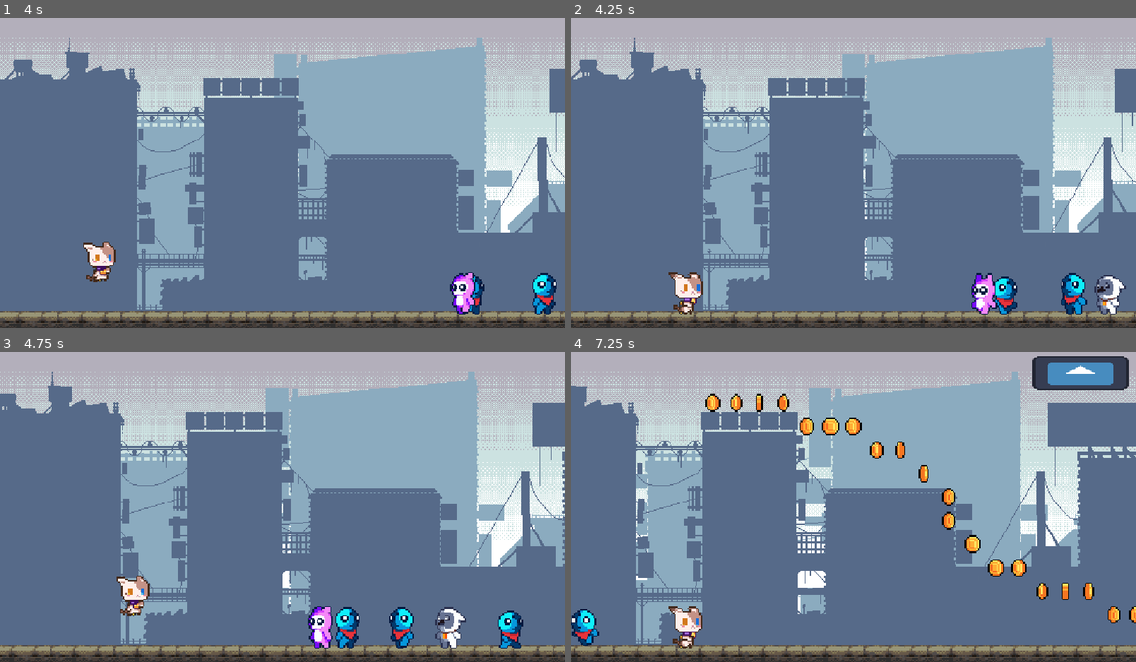
Above: before the commit, frames 1-4 (two rows, left to right).
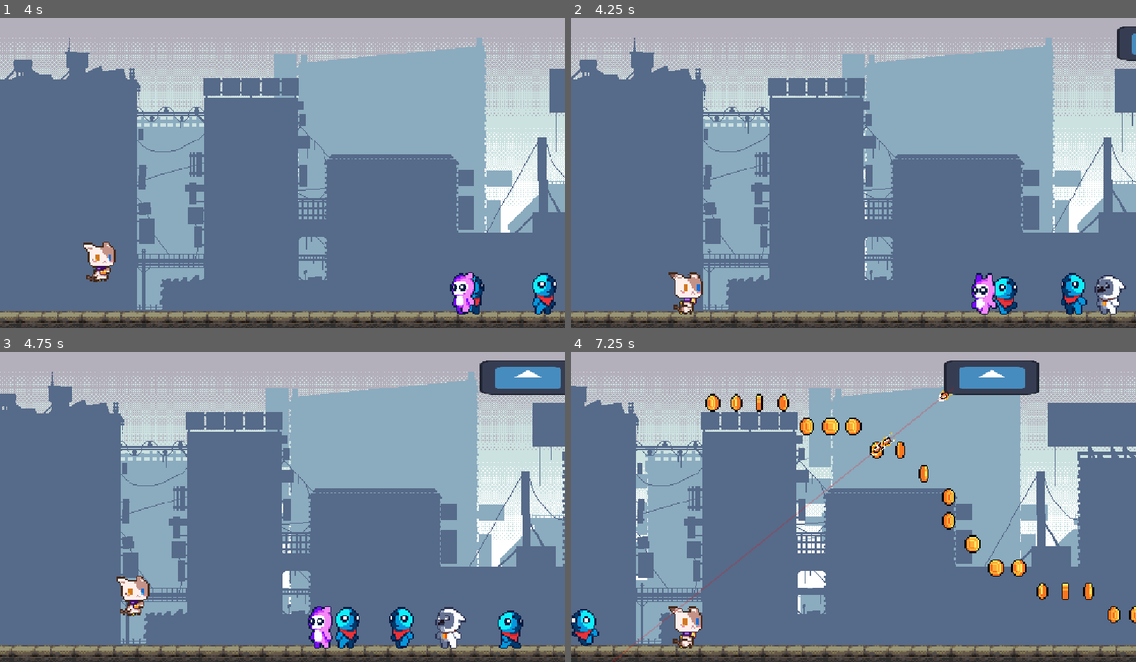
Above: after the commit, the same moments.

Repository: that-damn-cat/jetpack-joyride-recreation
Game: Godot game, scene res://Game.tscn
Two runs of this game, one before a commit and one after it. Both use one fixed random seed, a clock stepped at 60 frames per second and the inputs below. The engine's default icon, where the game draws it, is replaced by a stand-in: a white triangle on a blue panel in a dark square. Sound files missing from this copy of the repository are replaced by a short silence.
Inputs:
- Up to frame 1 (4 s): tap Space (jump) at 0.77, 1.52, 3.02, 3.77 s
- Up to frame 2 (4.25 s): no input
- Up to frame 3 (4.75 s): tap Space (jump) at 4.52 s
- Up to frame 4 (7.25 s): tap Space (jump) at 6.02, 6.77 s

Frame 1 is identical in both runs. In frame 2, 0.4% of the frame differs, in the area x 96-100%, y 2-14%; in frame 3, 1.7%; in frame 4, 4.1%, in the area x 7-99%, y 1-100%.

Commit message:
Helicopter Progress

Diff:
--- a/Game.tscn
+++ b/Game.tscn
@@ -109,10 +109,9 @@
 [node name="BGM" type="AudioStreamPlayer" parent="."]
 unique_name_in_owner = true
 stream = ExtResource("11_yhmtn")
-volume_db = -2.0
+volume_db = -5.0
 autoplay = true
 
 [node name="Helicopter" parent="." instance=ExtResource("18_wuoie")]
-position = Vector2(1909, 59)
 
 [connection signal="finished" from="BGM" to="." method="_on_bgm_finished"]
--- /dev/null
+++ b/Scenes/Helicopter/States/entering.gd
@@ -0,0 +1,26 @@
+extends State
+
+@export var helicopter_volume_db: float = 5.0
+
+@onready var helicopter: Node2D = state_machine.entity_root
+@onready var flight_sfx: AudioStreamPlayer = state_machine.flight_sfx
+
+var sfxTween: Tween
+
+func _ready() -> void:
+	super()
+	helicopter.global_position.x = get_viewport().get_visible_rect().size.x + (%CollisionShape2D.shape.size.x / 2) + 32.0
+	helicopter.global_position.y = (%CollisionShape2D.shape.size.y / 2) + 32.0
+
+
+func enter() -> void:
+	sfxTween = self.create_tween()
+	sfxTween.tween_property(flight_sfx, "volume_db", helicopter_volume_db, 3.5)
+	sfxTween.set_ease(Tween.EASE_OUT)
+	sfxTween.set_trans(Tween.TRANS_QUINT)
+	await sfxTween.finished
+	transition_to("seeking")
+
+
+func exit() -> void:
+	sfxTween.stop()
--- /dev/null
+++ b/Scenes/Helicopter/States/firing.gd
@@ -0,0 +1,69 @@
+extends State
+
+@export_category("Shooting")
+@export var bullet_scene: PackedScene
+@export var bullet_speed: float = 1000.0
+@export var cooldown_timer: Timer
+@export var spawn_position: Marker2D
+@export var num_shots: int = 15
+@export var aim_seconds: float = 1.5
+
+
+var target: CharacterBody2D
+var bullet_angle: float
+var bullet_container: Node2D
+var can_shoot = false
+var cur_aim_time = 0.0
+
+func enter() -> void:
+	cooldown_timer.timeout.connect(_on_cooldown_timeout)
+	cooldown_timer.start()
+	target = get_tree().get_first_node_in_group("Player")
+	bullet_container = get_tree().get_first_node_in_group("BulletContainer")
+	bullet_angle = rad_to_deg(spawn_position.get_angle_to(target.global_position))
+	%AimVisual.visible = true
+
+
+func update(delta: float) -> void:
+	cur_aim_time += delta
+
+	if cur_aim_time < aim_seconds:
+		var angle_error = abs(bullet_angle - rad_to_deg(spawn_position.get_angle_to(target.global_position))) / bullet_angle
+		if angle_error > 0.01:
+			bullet_angle = lerp(bullet_angle, rad_to_deg(spawn_position.get_angle_to(target.global_position)), clamp(aim_seconds - cur_aim_time, 0.05, 1.0))
+	else:
+		try_shoot()
+
+	if num_shots <= 0:
+		transition_to("leaving")
+
+	var aim_target: Vector2 = Vector2.from_angle(deg_to_rad(bullet_angle)) * 3000.0
+	%AimVisual.set_point_position(1, aim_target)
+
+
+func exit() -> void:
+	%AimVisual.visible = false
+
+
+func _on_cooldown_timeout() -> void:
+	can_shoot = true
+
+
+func try_shoot() -> void:
+	if not can_shoot:
+		return
+
+	var new_bullet = bullet_scene.instantiate()
+	if new_bullet is not Bullet:
+		push_error("Fired scene not Bullet type!")
+		return
+
+	new_bullet = new_bullet as Bullet
+	new_bullet.angle_degrees = bullet_angle
+	new_bullet.global_position = spawn_position.global_position
+	new_bullet.speed = bullet_speed
+	new_bullet.target = Bullet.TargetType.PLAYER
+	bullet_container.add_child(new_bullet)
+
+	num_shots -= 1
+	can_shoot = false
--- /dev/null
+++ b/Scenes/Helicopter/States/seeking.gd
@@ -0,0 +1,46 @@
+extends State
+
+@export var seek_speed: float = 200.0
+
+@onready var helicopter: Node2D = state_machine.entity_root
+
+var speed_tween: Tween
+var current_speed: float = 0.0
+
+func _ready() -> void:
+	seek_speed += Globals.run_speed
+	super()
+
+func enter() -> void:
+	# Turn on the shape cast to find the player
+	%ShapeCast2D.enabled = true
+
+	# Tween to accelerate up to seek_speed, using sine easing (Speeds up over 2 seconds)
+	speed_tween = self.create_tween()
+	speed_tween.tween_property(self, "current_speed", seek_speed, 2.0)
+	speed_tween.set_ease(Tween.EASE_IN_OUT)
+	speed_tween.set_trans(Tween.TRANS_SINE)
+
+
+func update(_delta: float) -> void:
+	# If we see the player...
+	if %ShapeCast2D.is_colliding():
+		# Turn off the shapecast since we don't need it anymore.
+		%ShapeCast2D.enabled = false
+
+		# Remove the old tween (if it's still going)
+		speed_tween.kill()
+
+		# Make a new one to replace it, to decelerate back to 0, using sine easing again. (Slows down over 0.6 seconds)
+		speed_tween = self.create_tween()
+		speed_tween.tween_property(self, "current_speed", 0.0, 0.6)
+		speed_tween.set_ease(Tween.EASE_IN_OUT)
+		speed_tween.set_trans(Tween.TRANS_SINE)
+
+		# Wait until the tween is finished before transitioning states
+		await speed_tween.finished
+		transition_to("firing")
+
+
+func physics_update(delta: float) -> void:
+	helicopter.global_position.x -= current_speed * delta
--- /dev/null
+++ b/Scenes/Helicopter/States/state_machine.gd
@@ -0,0 +1,4 @@
+extends StateMachine
+
+@export var entity_root: Node2D
+@export var flight_sfx: AudioStreamPlayer
--- a/Scenes/Helicopter/helicopter.gd
+++ b/Scenes/Helicopter/helicopter.gd
@@ -1,53 +1,4 @@
 extends Hurtbox2D
-
-@export_category("Movement")
-@export var speed: float = 120.0
-
-@export_category("Shooting")
-@export var bullet_scene: PackedScene
-@export var bullet_speed: float = 1000.0
-@export var cooldown_timer: Timer
-@export var spawn_position: Marker2D
-
-var target: CharacterBody2D
-var bullet_angle: float
-var bullet_container: Node2D
-var can_shoot = false
-
-func _ready() -> void:
-	super()
-	cooldown_timer.timeout.connect(_on_cooldown_timeout)
-	cooldown_timer.start()
-	target = get_tree().get_first_node_in_group("Player")
-	bullet_container = get_tree().get_first_node_in_group("BulletContainer")
-
-func _process(delta: float) -> void:
-	bullet_angle = rad_to_deg(spawn_position.get_angle_to(target.global_position))
-	if %ShapeCast2D.is_colliding():
-		try_shoot()
-
-	global_position.x -= speed * delta
-
-func _on_cooldown_timeout() -> void:
-	can_shoot = true
-
-func try_shoot() -> void:
-	if not can_shoot:
-		return
-
-	var new_bullet = bullet_scene.instantiate()
-	if new_bullet is not Bullet:
-		push_error("Fired scene not Bullet type!")
-		return
-
-	new_bullet = new_bullet as Bullet
-	new_bullet.angle_degrees = bullet_angle
-	new_bullet.global_position = spawn_position.global_position
-	new_bullet.speed = bullet_speed
-	new_bullet.target = Bullet.TargetType.PLAYER
-	bullet_container.add_child(new_bullet)
-
-	can_shoot = false
 
 
 func _on_health_component_died() -> void:
--- a/Scenes/Helicopter/helicopter.tscn
+++ b/Scenes/Helicopter/helicopter.tscn
@@ -1,11 +1,18 @@
-[gd_scene load_steps=9 format=3 uid="uid://d4deqnfditbxy"]
+[gd_scene load_steps=16 format=3 uid="uid://d4deqnfditbxy"]
 
 [ext_resource type="Script" uid="uid://cmw31o7woemed" path="res://Scenes/Helicopter/helicopter.gd" id="1_kafbh"]
 [ext_resource type="PackedScene" uid="uid://cvlwvmkx273sv" path="res://Scenes/Bullet/bullet.tscn" id="2_4uwi5"]
-[ext_resource type="Script" uid="uid://x23jddk8rue6" path="res://Components/FreeNotifier2D/FreeNotifier2D.gd" id="3_1a8gy"]
 [ext_resource type="Texture2D" uid="uid://cja5fl1pe5hcy" path="res://icon.svg" id="3_06h7d"]
 [ext_resource type="Script" uid="uid://c648tla2l1a3r" path="res://Components/HealthComponent/HealthComponent.gd" id="4_38253"]
+[ext_resource type="Script" uid="uid://x23jddk8rue6" path="res://Components/FreeNotifier2D/FreeNotifier2D.gd" id="4_fdxyx"]
 [ext_resource type="Script" uid="uid://b0t6j7npbw78g" path="res://Components/Hitbox2D/Hitbox2D.gd" id="5_tsljw"]
+[ext_resource type="AudioStream" uid="uid://bxysdpxynw72d" path="res://Scenes/Helicopter/Assets/chopperAudio.wav" id="7_j7hmr"]
+[ext_resource type="Script" uid="uid://cmcxpoqbj31ch" path="res://Scenes/Helicopter/repeatSFX.gd" id="8_ntbs6"]
+[ext_resource type="Script" uid="uid://cxox1gnu2ypnm" path="res://Scenes/Helicopter/States/state_machine.gd" id="9_cuh7m"]
+[ext_resource type="Script" uid="uid://dmwlmog2s7ugm" path="res://Scenes/Helicopter/States/seeking.gd" id="10_cuh7m"]
+[ext_resource type="Script" uid="uid://ch07a8qq8dl3g" path="res://Scenes/Helicopter/States/firing.gd" id="10_fdxyx"]
+[ext_resource type="Script" uid="uid://csc2grf8ijxpc" path="res://Scenes/Helicopter/States/entering.gd" id="10_jva8s"]
+[ext_resource type="Script" uid="uid://djcot3ncqj3h8" path="res://Scenes/Helicopter/leaving.gd" id="12_jva8s"]
 
 [sub_resource type="RectangleShape2D" id="RectangleShape2D_0mevm"]
 size = Vector2(198, 72)
@@ -13,19 +20,17 @@
 [sub_resource type="CircleShape2D" id="CircleShape2D_hmewc"]
 radius = 38.58
 
-[node name="Helicopter" type="Area2D" node_paths=PackedStringArray("cooldown_timer", "spawn_position", "health")]
+[node name="Helicopter" type="Area2D" node_paths=PackedStringArray("health")]
 collision_layer = 64
 collision_mask = 8
 script = ExtResource("1_kafbh")
-bullet_scene = ExtResource("2_4uwi5")
-cooldown_timer = NodePath("ShotCooldown")
-spawn_position = NodePath("BulletSpawn")
 health = NodePath("HealthComponent")
 metadata/_custom_type_script = "uid://deho6lgc8wgao"
 
-[node name="FreeNotifier2D" type="VisibleOnScreenNotifier2D" parent="."]
-script = ExtResource("3_1a8gy")
-metadata/_custom_type_script = "uid://x23jddk8rue6"
+[node name="CollisionShape2D" type="CollisionShape2D" parent="."]
+unique_name_in_owner = true
+shape = SubResource("RectangleShape2D_0mevm")
+debug_color = Color(0.95669776, 9.62615e-08, 0.53913414, 0.41960785)
 
 [node name="HealthComponent" type="Node" parent="."]
 script = ExtResource("4_38253")
@@ -42,25 +47,73 @@
 shape = SubResource("RectangleShape2D_0mevm")
 debug_color = Color(0.95669776, 9.62615e-08, 0.53913414, 0.41960785)
 
+[node name="FreeNotifier2D" type="VisibleOnScreenNotifier2D" parent="."]
+rect = Rect2(-127, -47, 254, 94)
+script = ExtResource("4_fdxyx")
+metadata/_custom_type_script = "uid://x23jddk8rue6"
+
 [node name="Sprite2D" type="Sprite2D" parent="."]
 scale = Vector2(1.53125, 0.546875)
 texture = ExtResource("3_06h7d")
-
-[node name="CollisionShape2D" type="CollisionShape2D" parent="."]
-shape = SubResource("RectangleShape2D_0mevm")
-debug_color = Color(0.95669776, 9.62615e-08, 0.53913414, 0.41960785)
 
 [node name="BulletSpawn" type="Marker2D" parent="."]
 position = Vector2(-76.000015, 20)
 
 [node name="ShapeCast2D" type="ShapeCast2D" parent="BulletSpawn"]
 unique_name_in_owner = true
+enabled = false
 shape = SubResource("CircleShape2D_hmewc")
 target_position = Vector2(-538, 533)
 max_results = 1
 
-[node name="ShotCooldown" type="Timer" parent="."]
-wait_time = 0.25
+[node name="AimVisual" type="Line2D" parent="BulletSpawn"]
+unique_name_in_owner = true
+visible = false
+points = PackedVector2Array(0, 0, 0, 0)
+width = 3.0
+default_color = Color(1, 0, 0, 0.19607843)
+
+[node name="FlightSFX" type="AudioStreamPlayer" parent="."]
+stream = ExtResource("7_j7hmr")
+volume_db = -25.0
+autoplay = true
+script = ExtResource("8_ntbs6")
+
+[node name="StateMachine" type="Node" parent="." node_paths=PackedStringArray("entity_root", "flight_sfx", "initial_state")]
+script = ExtResource("9_cuh7m")
+entity_root = NodePath("..")
+flight_sfx = NodePath("../FlightSFX")
+initial_state = NodePath("Entering")
+metadata/_custom_type_script = "uid://bnuyec0xe7i0k"
+
+[node name="Entering" type="Node" parent="StateMachine"]
+script = ExtResource("10_jva8s")
+state_name = "entering"
+metadata/_custom_type_script = "uid://xmr3p4wrraye"
+
+[node name="Seeking" type="Node" parent="StateMachine"]
+script = ExtResource("10_cuh7m")
+state_name = "seeking"
+metadata/_custom_type_script = "uid://xmr3p4wrraye"
+
+[node name="Firing" type="Node" parent="StateMachine" node_paths=PackedStringArray("cooldown_timer", "spawn_position")]
+script = ExtResource("10_fdxyx")
+bullet_scene = ExtResource("2_4uwi5")
+bullet_speed = 1500.0
+cooldown_timer = NodePath("ShotCooldown")
+spawn_position = NodePath("../../BulletSpawn")
+num_shots = 8
+state_name = "firing"
+metadata/_custom_type_script = "uid://xmr3p4wrraye"
+
+[node name="ShotCooldown" type="Timer" parent="StateMachine/Firing"]
+wait_time = 0.1
+
+[node name="Leaving" type="Node" parent="StateMachine"]
+script = ExtResource("12_jva8s")
+state_name = "leaving"
+metadata/_custom_type_script = "uid://xmr3p4wrraye"
 
 [connection signal="damaged" from="HealthComponent" to="." method="_on_health_component_damaged"]
 [connection signal="died" from="HealthComponent" to="." method="_on_health_component_died"]
+[connection signal="finished" from="FlightSFX" to="FlightSFX" method="_on_finished"]
--- /dev/null
+++ b/Scenes/Helicopter/leaving.gd
@@ -0,0 +1,25 @@
+extends State
+
+@export var leave_speed: float = 100.0
+
+@onready var helicopter: Node2D = state_machine.entity_root
+
+var speed_tween: Tween
+var current_speed: float = 0.0
+
+
+func _ready() -> void:
+	leave_speed += Globals.run_speed
+	super()
+
+
+func enter() -> void:
+	# Tween to accelerate up to leave_speed, using sine easing (Speeds up over 1 second)
+	speed_tween = self.create_tween()
+	speed_tween.tween_property(self, "current_speed", leave_speed, 1.0)
+	speed_tween.set_ease(Tween.EASE_IN_OUT)
+	speed_tween.set_trans(Tween.TRANS_SINE)
+
+
+func physics_update(delta: float) -> void:
+	helicopter.global_position.x -= current_speed * delta
--- /dev/null
+++ b/Scenes/Helicopter/repeatSFX.gd
@@ -0,0 +1,5 @@
+extends AudioStreamPlayer
+
+
+func _on_finished() -> void:
+	play()
--- a/Scenes/ShootableNPC/States/fleeing.gd
+++ b/Scenes/ShootableNPC/States/fleeing.gd
@@ -7,6 +7,7 @@
 var flee_speed : float = 0.0
 
 func enter() -> void:
+	%HazardDetector.set_deferred("monitoring", false)
 	%AnimationPlayer.play("run")
 
 	flee_speed = randf_range(min_flee_speed, max_flee_speed)
--- a/Scenes/ShootableNPC/States/idle.gd
+++ b/Scenes/ShootableNPC/States/idle.gd
@@ -9,7 +9,6 @@
 var idle_elapsed_time: float = 0.0
 
 func enter() -> void:
-	%HazardDetector.set_deferred("monitoring", true)
 	%AnimationPlayer.play('idle')
 
 	idle_time = randf_range(idle_min_time, idle_max_time)
@@ -27,11 +26,6 @@
 	controlled_node.velocity.x = -Globals.run_speed
 
 
-func exit() -> void:
-	if %HazardDetector:
-		%HazardDetector.set_deferred("monitoring", false)
-
-
 func try_flee():
 	if state_machine.current_state == self:
 		transitioned.emit(self, "fleeing")
--- a/Scenes/ShootableNPC/States/wandering.gd
+++ b/Scenes/ShootableNPC/States/wandering.gd
@@ -10,7 +10,6 @@
 var wander_elapsed_time: float = 0.0
 
 func enter() -> void:
-	%HazardDetector.set_deferred("monitoring", true)
 	%AnimationPlayer.play('walk')
 
 	wander_speed *= [-1.0, 1.0].pick_random()
@@ -35,11 +34,6 @@
 	controlled_node.velocity.x = -Globals.run_speed + wander_speed
 
 
-func exit() -> void:
-	if %HazardDetector:
-		%HazardDetector.set_deferred("monitoring", false)
-
-
 func try_flee():
 	if state_machine.current_state == self:
 		transitioned.emit(self, "fleeing")
Not shown, added: Scenes/Helicopter/States/entering.gd.uid
Not shown, added: Scenes/Helicopter/States/firing.gd.uid
Not shown, added: Scenes/Helicopter/States/seeking.gd.uid
Not shown, added: Scenes/Helicopter/States/state_machine.gd.uid
Not shown, added: Scenes/Helicopter/leaving.gd.uid
Not shown, added: Scenes/Helicopter/repeatSFX.gd.uid
Not shown, added: Scenes/Helicopter/Assets/chopperAudio.wav
